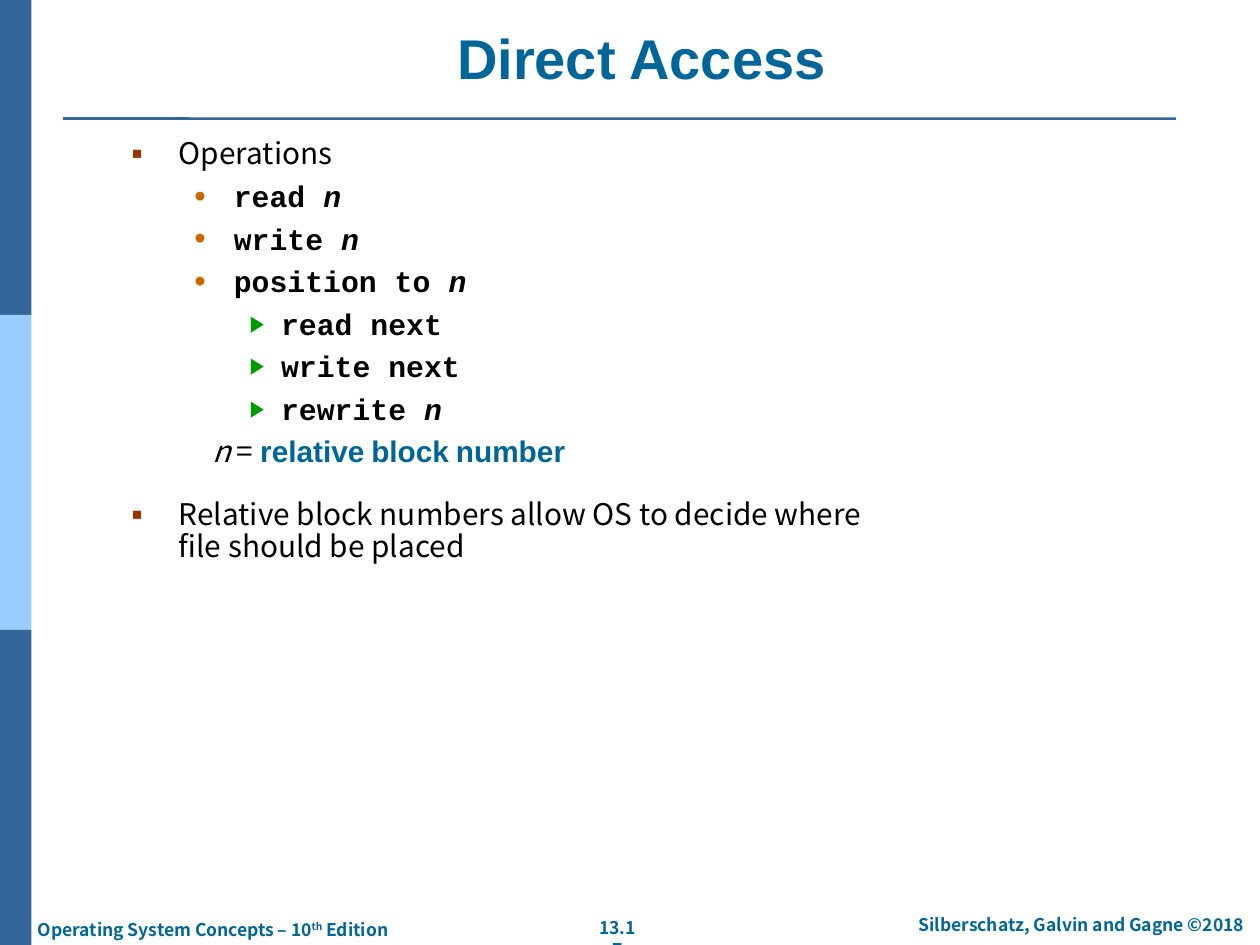
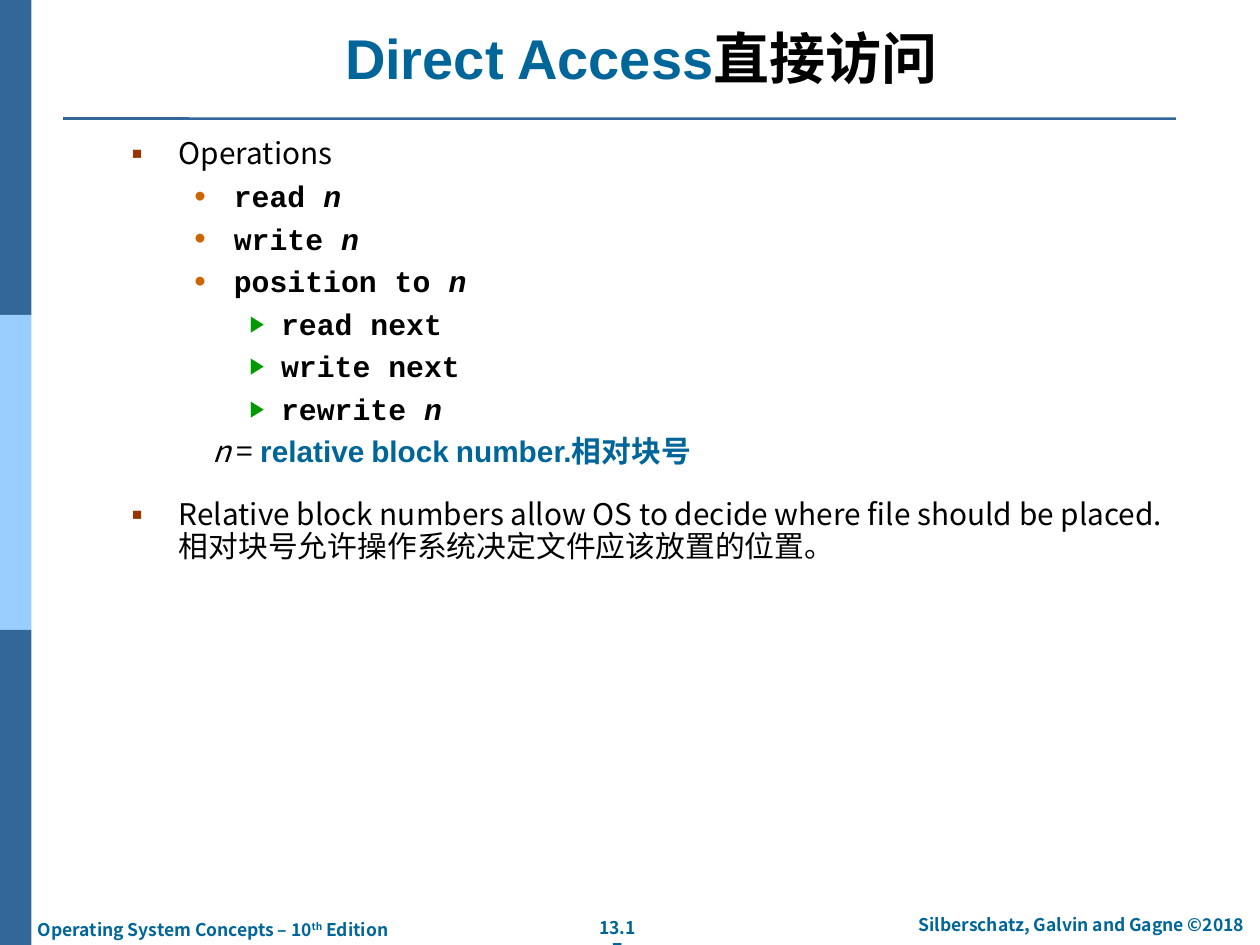
Before and after one commit to SpiritWolf2015/learn-operatingsystem, a slide deck: slide 17 of 操作系统概念/第10版/PPT/ch13-FileSystemInterface.pptx. Drawn at 1260x945 pixels with LibreOffice and Linux fonts; fonts in the diff are those of the drawing; background and template pictures are left out. Boxes give left, top, right and bottom in pixels: in the first picture for what was removed or moved away, otherwise in the second. Text is boxed around its words. In the diff, an @@ line names an element or a change of style, - is before the commit and + after.

Commit message:
[GZC]第13章PPT，文件系统接口

```diff
--- a/操作系统概念/第10版/PPT/ch13-FileSystemInterface.pptx
+++ b/操作系统概念/第10版/PPT/ch13-FileSystemInterface.pptx
@@ title at box(345, 35, 938, 84): text changed @@
-Direct Access
+Direct Access直接访问
@@ text at box(179, 439, 1162, 560): text changed @@
-n = relative block number
-▪ Relative block numbers allow OS to decide where file should be placed
+n = relative block number.相对块号
+▪ Relative block numbers allow OS to decide where file should be placed.相对块号允许操作系统决定文件应该放置的位置。
```
Also in this commit, not shown: 27 other slides changed.
